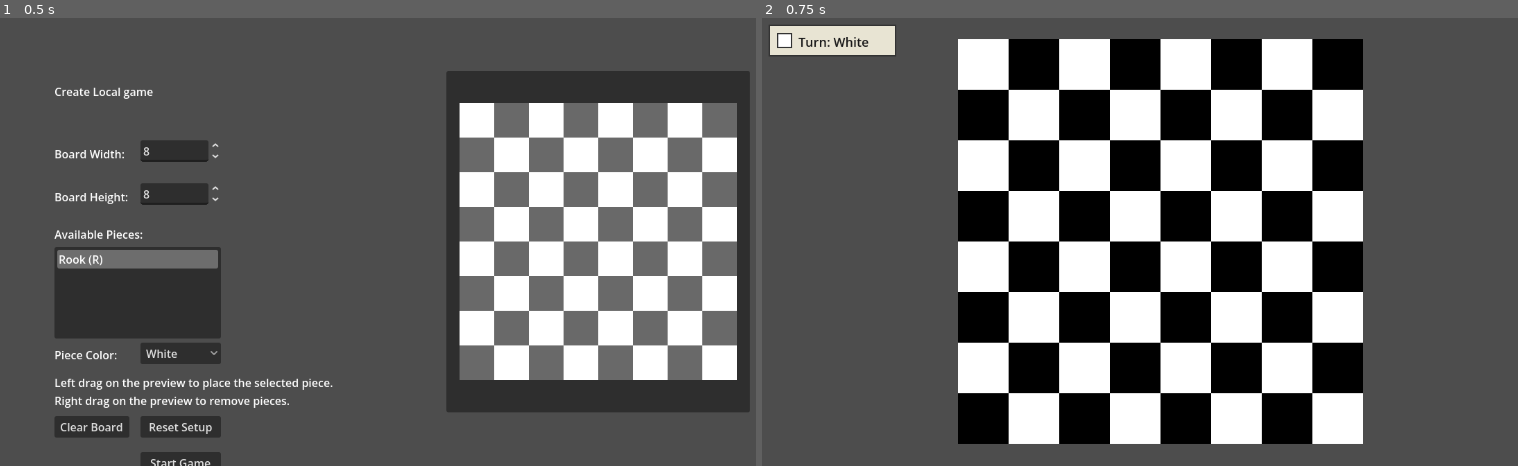
Above: before the commit, frames 1-2 (left to right).
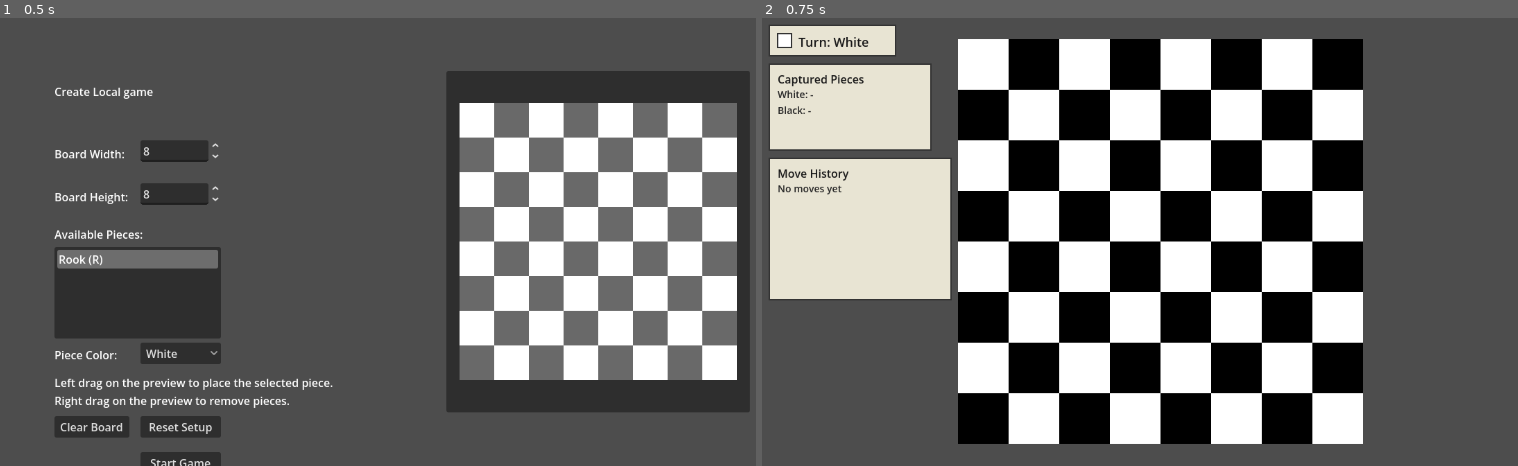
Above: after the commit, the same moments.

Repository: LeoHolman/chesslike
Game: Godot game, scene res://Scenes/LocalGameMenu.tscn
Two runs of this game, one before a commit and one after it. Both use one fixed random seed, a clock stepped at 60 frames per second and the inputs below.
Inputs:
- Up to frame 1 (0.5 s): no input
- Up to frame 2 (0.75 s): click "Start Game" at 0.5 s

Frame 1 is identical in both runs. In frame 2, 11% of the frame differs, in the area x 0-25%, y 10-63%.

Commit message:
feat: captured pieces and move history

Diff:
--- a/Scripts/local_game.gd
+++ b/Scripts/local_game.gd
@@ -7,10 +7,11 @@
 const INVALID_SQUARE = Vector2i(-1, -1)
 const SELECTED_HIGHLIGHT = Color(1.0, 0.84, 0.0, 0.38)
 const LEGAL_MOVE_HIGHLIGHT = Color(0.18, 0.75, 0.3, 0.35)
-const TURN_INDICATOR_GAP = 56.0
 const TURN_INDICATOR_PADDING = 12.0
 const TURN_INDICATOR_BACKGROUND = Color(0.95, 0.93, 0.86, 0.94)
 const TURN_INDICATOR_BORDER = Color(0.2, 0.2, 0.2, 1.0)
+const HUD_PANEL_SPACING = 12.0
+const FILE_NAMES = "abcdefghijklmnopqrstuvwxyz"
 
 var board_height = 8
 var board_width = 8
@@ -20,6 +21,11 @@
 var selected_square = INVALID_SQUARE
 var legal_moves: Array[Vector2i] = []
 var current_turn = "white"
+var move_history: Array[String] = []
+var captured_pieces = {
+	"white": [],
+	"black": []
+}
 
 func _ready() -> void:
 	get_viewport().size_changed.connect(_on_viewport_resized)
@@ -39,6 +45,11 @@
 	selected_square = INVALID_SQUARE
 	legal_moves.clear()
 	current_turn = "white"
+	move_history.clear()
+	captured_pieces = {
+		"white": [],
+		"black": []
+	}
 	pieces.clear()
 	if board_width < 1 or board_height < 1:
 		return
@@ -125,9 +136,11 @@
 
 	_draw_highlights()
 	_draw_pieces()
-	_draw_turn_indicator()
-
-func _draw_turn_indicator() -> void:
+	var next_hud_position = _draw_turn_indicator()
+	next_hud_position = _draw_captured_pieces_panel(next_hud_position)
+	_draw_move_history_panel(next_hud_position)
+
+func _draw_turn_indicator() -> Vector2:
 	var font_size = int(max(tile_size * 0.26, 18.0))
 	var swatch_size = max(tile_size * 0.28, 18.0)
 	var indicator_position = Vector2(
@@ -163,6 +176,61 @@
 	turn_label.add_theme_font_size_override("font_size", font_size)
 	turn_label.add_theme_color_override("font_color", Color(0.1, 0.1, 0.1))
 	add_child(turn_label)
+
+	return indicator_position + Vector2(0.0, indicator_size.y + HUD_PANEL_SPACING)
+
+func _draw_captured_pieces_panel(panel_position: Vector2) -> Vector2:
+	var panel_size = Vector2(max(tile_size * 3.2, 220.0), max(tile_size * 1.7, 92.0))
+	var lines = [
+		"White: %s" % _format_captured_piece_list("white"),
+		"Black: %s" % _format_captured_piece_list("black")
+	]
+	_draw_hud_panel(panel_position, panel_size, "Captured Pieces", lines)
+	return panel_position + Vector2(0.0, panel_size.y + HUD_PANEL_SPACING)
+
+func _draw_move_history_panel(panel_position: Vector2) -> void:
+	var recent_moves: Array[String] = []
+	if move_history.is_empty():
+		recent_moves.append("No moves yet")
+	else:
+		var start_index = max(move_history.size() - 6, 0)
+		for index in range(start_index, move_history.size()):
+			recent_moves.append(move_history[index])
+
+	var panel_height = max(tile_size * 2.8, 150.0)
+	if recent_moves.size() > 4:
+		panel_height = max(panel_height, 40.0 + recent_moves.size() * 18.0)
+	_draw_hud_panel(
+		panel_position,
+		Vector2(max(tile_size * 3.6, 250.0), panel_height),
+		"Move History",
+		recent_moves
+	)
+
+func _draw_hud_panel(panel_position: Vector2, panel_size: Vector2, title: String, lines: Array) -> void:
+	var background = ColorRect.new()
+	background.position = panel_position
+	background.size = panel_size
+	background.color = TURN_INDICATOR_BACKGROUND
+	add_child(background)
+
+	add_child(_create_indicator_border(panel_position, panel_size))
+
+	var title_label = Label.new()
+	title_label.position = panel_position + Vector2(TURN_INDICATOR_PADDING, TURN_INDICATOR_PADDING - 2.0)
+	title_label.text = title
+	title_label.add_theme_font_size_override("font_size", int(max(tile_size * 0.19, 16.0)))
+	title_label.add_theme_color_override("font_color", Color(0.1, 0.1, 0.1))
+	add_child(title_label)
+
+	var body_label = Label.new()
+	body_label.position = panel_position + Vector2(TURN_INDICATOR_PADDING, TURN_INDICATOR_PADDING + 22.0)
+	body_label.size = panel_size - Vector2(TURN_INDICATOR_PADDING * 2.0, TURN_INDICATOR_PADDING * 2.0 + 18.0)
+	body_label.autowrap_mode = TextServer.AUTOWRAP_WORD_SMART
+	body_label.text = "\n".join(lines)
+	body_label.add_theme_font_size_override("font_size", int(max(tile_size * 0.16, 14.0)))
+	body_label.add_theme_color_override("font_color", Color(0.14, 0.14, 0.14))
+	add_child(body_label)
 
 func _create_indicator_border(position: Vector2, size: Vector2) -> Line2D:
 	var border = Line2D.new()
@@ -246,6 +314,50 @@
 		return Color(0.08, 0.08, 0.08, 1.0)
 	return Color(1.0, 1.0, 1.0, 1.0)
 
+func _format_captured_piece_list(capturing_color: String) -> String:
+	var piece_list: Array = captured_pieces.get(capturing_color, [])
+	if piece_list.is_empty():
+		return "-"
+
+	var formatted_pieces: Array[String] = []
+	for piece_data in piece_list:
+		if piece_data is Dictionary:
+			formatted_pieces.append("%s %s" % [
+				_display_color(str(piece_data.get("color", "white"))),
+				_get_piece_symbol(str(piece_data.get("piece_id", "")))
+			])
+	return ", ".join(formatted_pieces)
+
+func _square_to_notation(square: Vector2i) -> String:
+	var file_name = "?"
+	if square.x >= 0 and square.x < FILE_NAMES.length():
+		file_name = FILE_NAMES.substr(square.x, 1)
+	return "%s%s" % [file_name, board_height - square.y]
+
+func _record_capture(capturing_color: String, captured_piece: Dictionary) -> void:
+	var piece_list: Array = captured_pieces.get(capturing_color, [])
+	piece_list.append(captured_piece.duplicate(true))
+	captured_pieces[capturing_color] = piece_list
+
+func _record_move(moving_piece: Dictionary, from_square: Vector2i, to_square: Vector2i, captured_piece: Dictionary) -> void:
+	var move_number = move_history.size() + 1
+	var move_connector = " -> "
+	var capture_suffix = ""
+	if not captured_piece.is_empty():
+		move_connector = " x "
+		capture_suffix = " (%s %s)" % [
+			_display_color(str(captured_piece.get("color", "white"))),
+			_get_piece_symbol(str(captured_piece.get("piece_id", "")))
+		]
+	move_history.append("%d. %s %s %s%s%s" % [
+		move_number,
+		_display_color(str(moving_piece.get("color", "white"))),
+		_get_piece_symbol(str(moving_piece.get("piece_id", ""))),
+		_square_to_notation(from_square),
+		move_connector,
+		_square_to_notation(to_square) + capture_suffix
+	])
+
 func _get_piece_symbol(piece_id: String) -> String:
 	var piece_definitions = $"/root/GameManager".PieceDefinitions
 	if piece_definitions.has(piece_id):
@@ -348,6 +460,7 @@
 		return false
 
 	var moving_piece: Dictionary = pieces[from_square]
+	var captured_piece: Dictionary = {}
 	if not _is_legal_piece_move(moving_piece, from_square, to_square):
 		return false
 
@@ -355,9 +468,13 @@
 		var target_piece: Dictionary = pieces[to_square]
 		if target_piece.get("color", "") == moving_piece.get("color", ""):
 			return false
+		captured_piece = target_piece.duplicate(true)
 
 	pieces.erase(from_square)
 	pieces[to_square] = moving_piece
+	if not captured_piece.is_empty():
+		_record_capture(str(moving_piece.get("color", "white")), captured_piece)
+	_record_move(moving_piece, from_square, to_square, captured_piece)
 	return true
 
 func _is_legal_piece_move(piece_data: Dictionary, from_square: Vector2i, to_square: Vector2i) -> bool:
